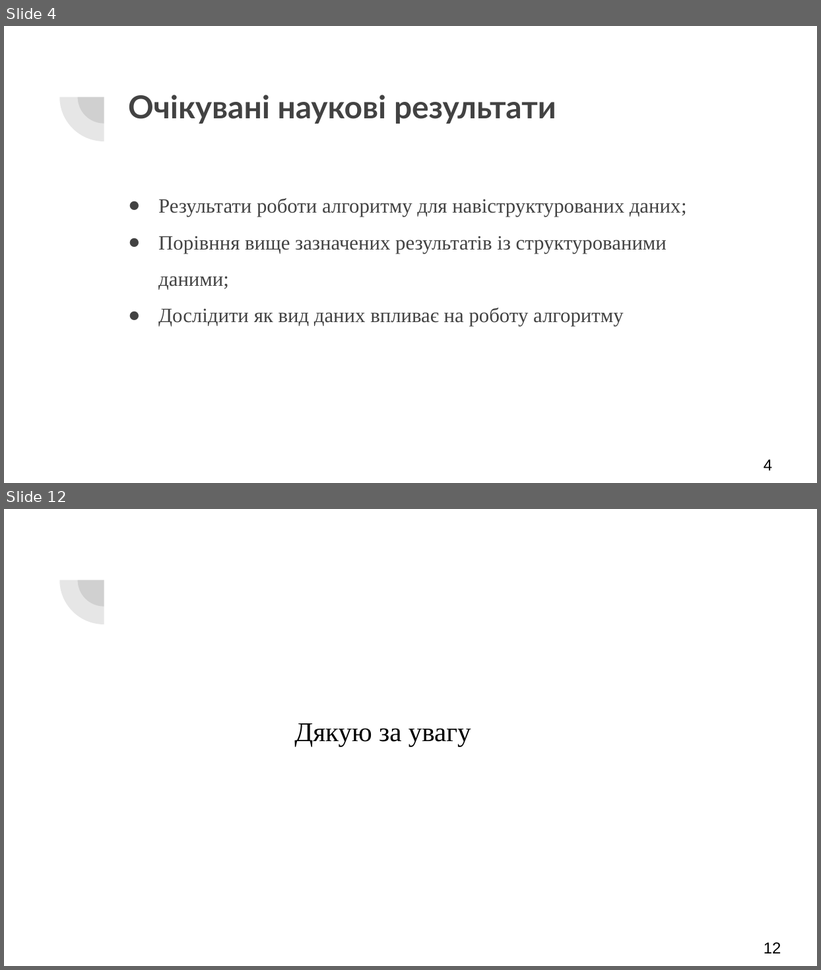
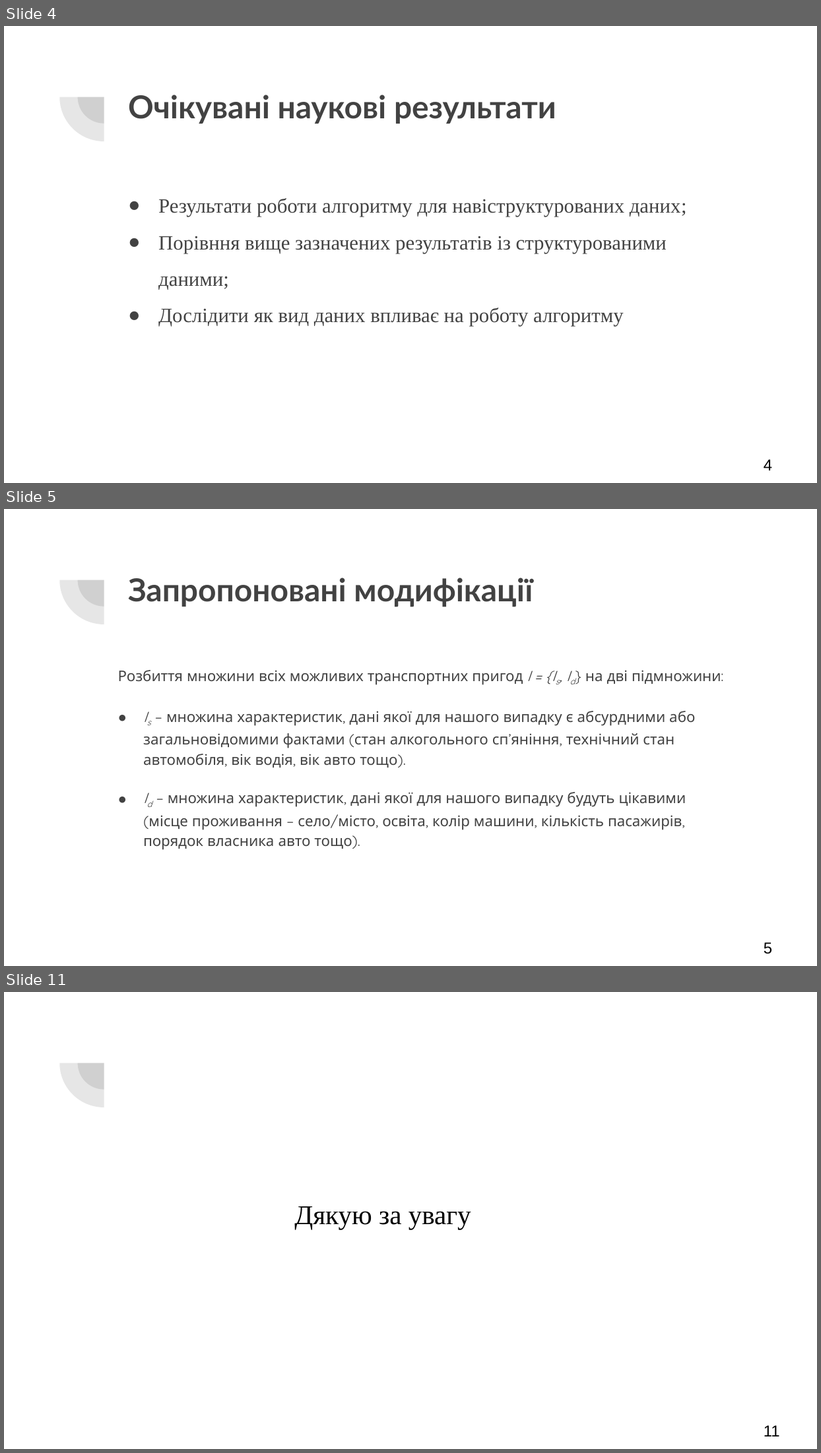
Before and after one commit to AndriiHavryliuk1/master2, a slide deck: docs/Дослідження_роботи_алгоритму_apriori.pptx. Shown one above the other, each under a label of ours: slides 4 and 12 before the commit, slides 4, 5 and 11 after it; the slides between them are not shown. The pictures are 821x970 and 821x1453 pixels, drawn with LibreOffice and Linux fonts; fonts in the diff are those of the drawing. Boxes give left, top, right and bottom in pixels: in the first picture for what was removed or moved away, otherwise in the second. Text is boxed around its words. In the diff, an @@ line names an element or a change of style, - is before the commit and + after.

```diff
--- a/docs/Дослідження_роботи_алгоритму_apriori.pptx
+++ b/docs/Дослідження_роботи_алгоритму_apriori.pptx
@@ slide 5 added at (4,509,817,966), background #FFFFFF; not listed: 2 template elements that a slide beside it also shows @@
@@ title added at (128,578,533,607), 28 pt, text #424242, bold @@
+Запропоновані модифікації
@@ text added at (118,670,723,850), 13 pt, text #424242 @@
+Розбиття множини всіх можливих транспортних пригод I = {Is, Id} на дві підмножини:
+● Is – множина характеристик, дані якої для нашого випадку є абсурдними або загальновідомими фактами (стан алкогольного сп’яніння, технічний стан автомобіля, вік водія, вік авто тощо).
+● Id – множина характеристик, дані якої для нашого випадку будуть цікавими (місце проживання – село/місто, освіта, колір машини, кількість пасажирів, порядок власника авто тощо).
@@ page number added at (764,943,772,955), 14 pt, text #000000 @@
+5
@@ what was slide 12 is now slide 11 @@
@@ page number at (764,1426,780,1437): text changed @@
-12
+11
```
Also in this commit, not shown: 3 slides changed, 5 other slides added, 7 slides removed, 2 other files.
